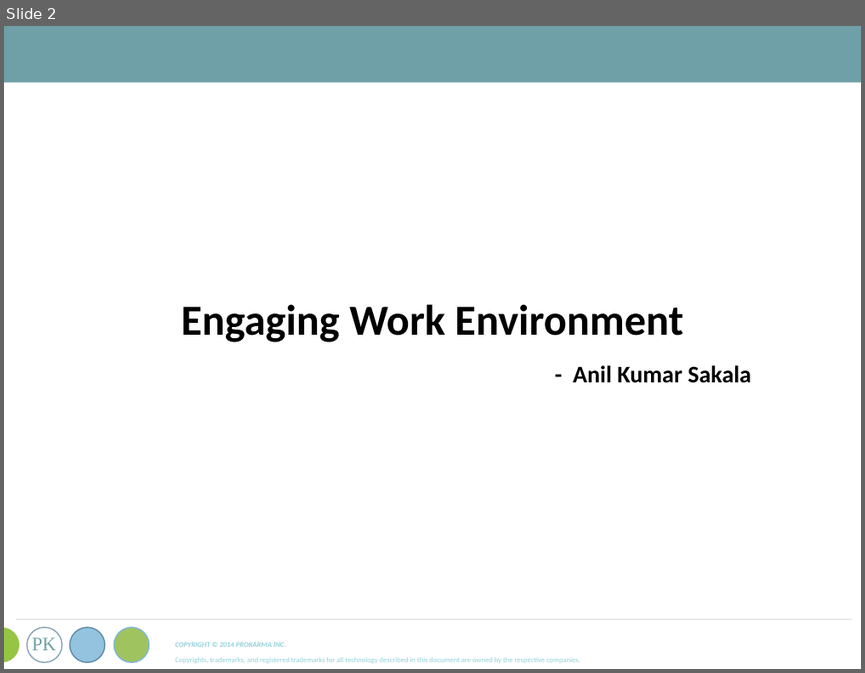
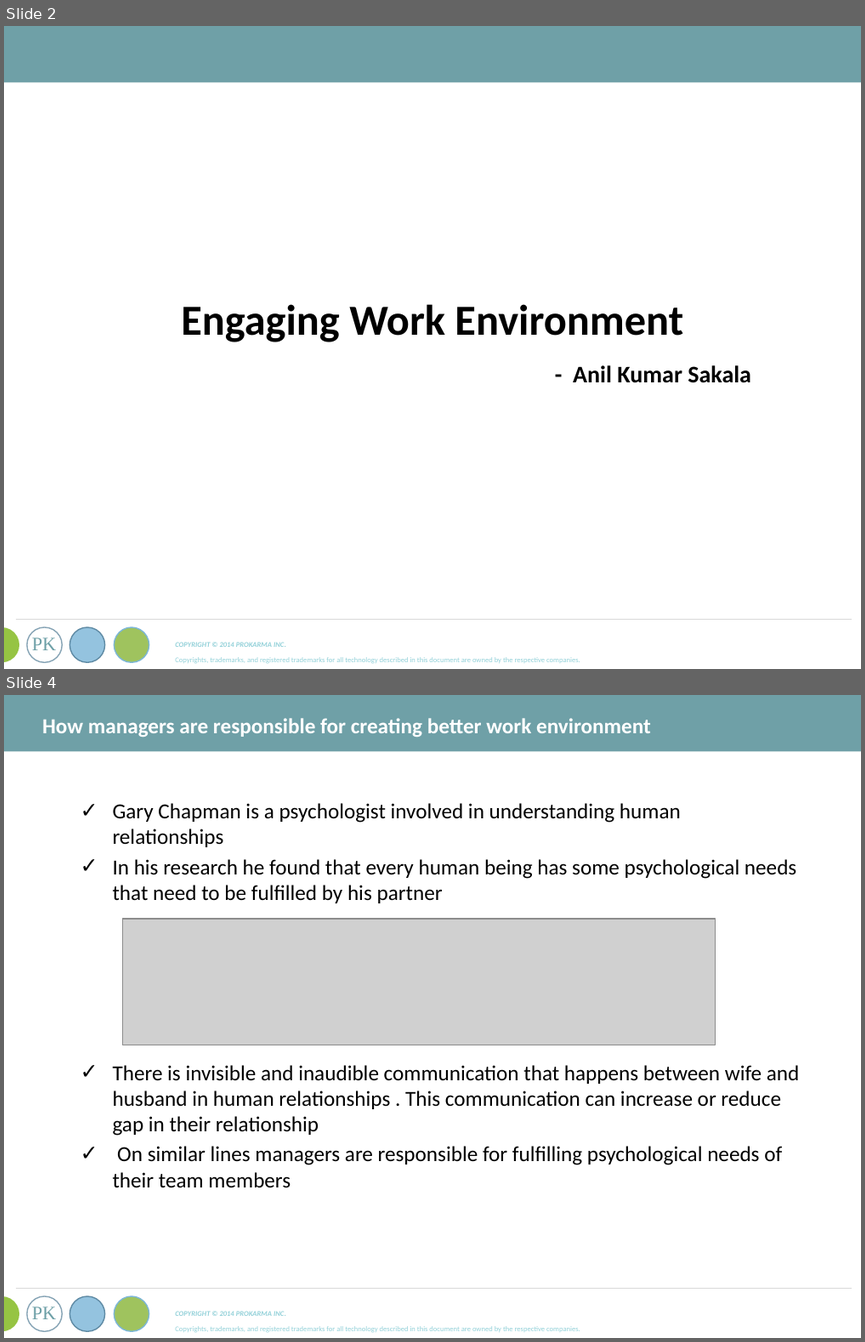
Before and after one commit to asakala/notes, a slide deck: Prokarma/ProKarma Ppt Template.pptx. Shown one above the other, each under a label of ours: slide 2 before the commit, slides 2 and 4 after it; the slides between them are not shown. The pictures are 865x673 and 865x1342 pixels, drawn with LibreOffice and Linux fonts; fonts in the diff are those of the drawing; grey boxes stand for pictures. Boxes give left, top, right and bottom in pixels: in the first picture for what was removed or moved away, otherwise in the second. Text is boxed around its words. In the diff, an @@ line names an element or a change of style, - is before the commit and + after.

```diff
--- a/Prokarma/ProKarma Ppt Template.pptx
+++ b/Prokarma/ProKarma Ppt Template.pptx
@@ slide 4 added at box(4, 695, 861, 1338), background #FFFFFF; not listed: 9 template elements that a slide beside it also shows @@
@@ text added at box(42, 718, 651, 737), 18 pt, text #FFFFFF, bold @@
+How managers are responsible for creating better work environment
@@ text added at box(113, 803, 800, 1187), 18 pt, text #000000 @@
+✓ Gary Chapman is a psychologist involved in understanding human relationships
+✓ In his research he found that every human being has some psychological needs that need to be fulfilled by his partner
+✓ There is invisible and inaudible communication that happens between wife and husband in human relationships . This communication can increase or reduce gap in their relationship
+✓ On similar lines managers are responsible for fulfilling psychological needs of their team members
@@ picture added at box(122, 919, 715, 1044) @@
```
Also in this commit, not shown: 31 other slides added, 5 slides removed, 2 other files.
